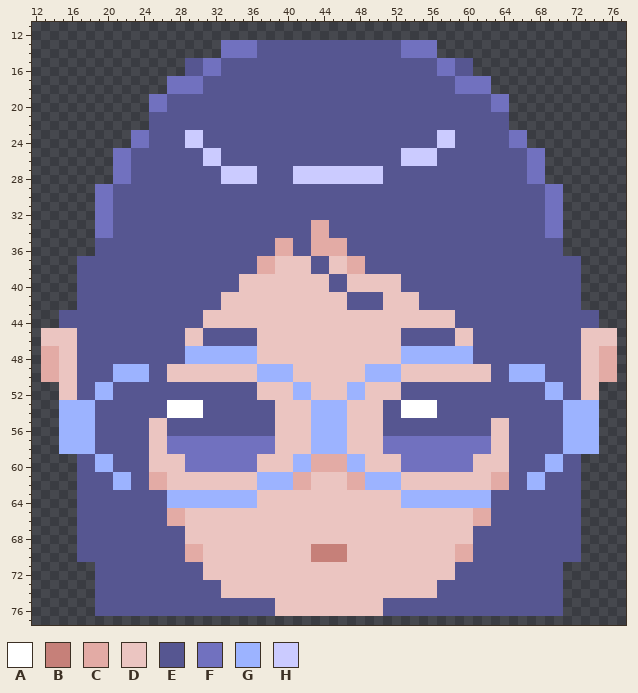
Two versions of one sprite sheet, favicon/apple-touch-icon.png. That is the earlier state.
The file is 180x180 pixels, drawn in blocks of 2x2; one block is one cell here. Shown: x 12..77, y 11..77.
Palette (. is transparent): A #ffffff  B #c68079  C #e3aba5  D #ebc5c1  E #565691  F #7171bf  G #9cb3ff  H #cbcbff
New version:
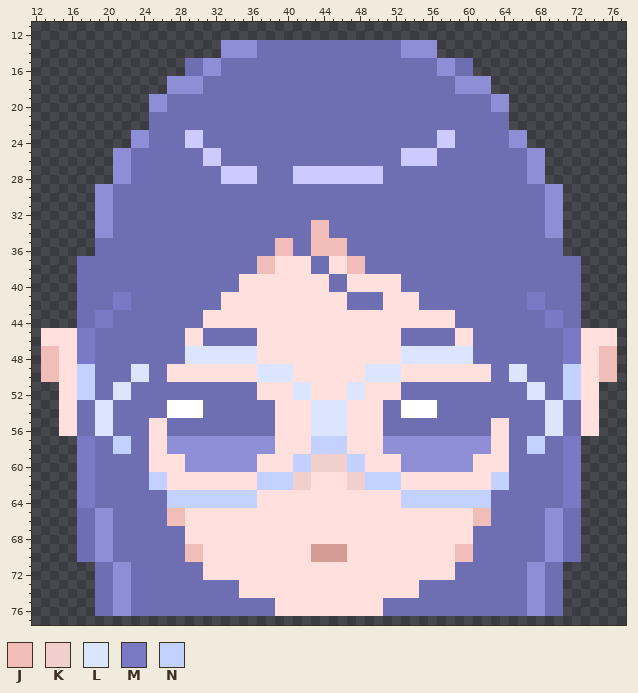
Colours new in this view: J #f1bdb8  K #f1cfcc  L #dce5ff  M #7979c6  N #c2d1ff
Diff:
colour B: #c68079 -> #d49a94
colour D: #ebc5c1 -> #ffe0dc
colour E: #565691 -> #6e6eb3
colour F: #7171bf -> #8e8ed6
Changed rows in their new state; - is a pixel that keeps its letter.
first column x 13:
33 ------------------------------JJ--------------------------------
34 ------------------------------JJ--------------------------------
35 --------------------------JJ--JJJJ------------------------------
36 --------------------------JJ--JJJJ------------------------------
37 ------------------------JJ--------JJ----------------------------
38 ------------------------JJ--------JJ----------------------------
41 --------MM--------------------------------------------MM--------
42 --------MM--------------------------------------------MM--------
43 --..--MM------------------------------------------------MM--..--
44 --..--MM------------------------------------------------MM--..--
45 ----MM----------------------------------------------------MM----
46 ----MM----------------------------------------------------MM----
47 JJ--MM----------LLLLLLLL----------------LLLLLLLL----------MM--JJ
48 JJ--MM----------LLLLLLLL----------------LLLLLLLL----------MM--JJ
49 JJ--NN--EELL------------LLLL--------LLLL------------LLEE--NN--JJ
50 JJ--NN--EELL------------LLLL--------LLLL------------LLEE--NN--JJ
51 ----NNEELL------------------LL----LL------------------LLEENN----
52 ----NNEELL------------------LL----LL------------------LLEENN----
53 --DDEELL----------------------LLLL----------------------LLEEDD--
54 --DDEELL----------------------LLLL----------------------LLEEDD--
55 --DDEELL----------------------LLLL----------------------LLEEDD--
56 --DDEELL----------------------LLLL----------------------LLEEDD--
57 --..MM--NN--------------------NNNN--------------------NN--MM..--
58 --..MM--NN--------------------NNNN--------------------NN--MM..--
59 ----MMEE--------------------NNKKKKNN--------------------EEMM----
60 ----MMEE--------------------NNKKKKNN--------------------EEMM----
61 ----MM--EE--NN----------NNNNKK----KKNNNN----------NN--EE--MM----
62 ----MM--EE--NN----------NNNNKK----KKNNNN----------NN--EE--MM----
63 ----MM--------NNNNNNNNNN----------------NNNNNNNNNN--------MM----
64 ----MM--------NNNNNNNNNN----------------NNNNNNNNNN--------MM----
65 ------FF------JJ--------------------------------JJ------FF------
66 ------FF------JJ--------------------------------JJ------FF------
67 ------FF------------------------------------------------FF------
68 ------FF------------------------------------------------FF------
69 ------FF--------JJ----------------------------JJ--------FF------
70 ------FF--------JJ----------------------------JJ--------FF------
71 --------FF--------------------------------------------FF--------
72 --------FF--------------------------------------------FF--------
73 --------FF----------EE--------------------EE----------FF--------
74 --------FF----------EE--------------------EE----------FF--------
75 --------FF--------------------------------------------FF--------
76 --------FF--------------------------------------------FF--------
